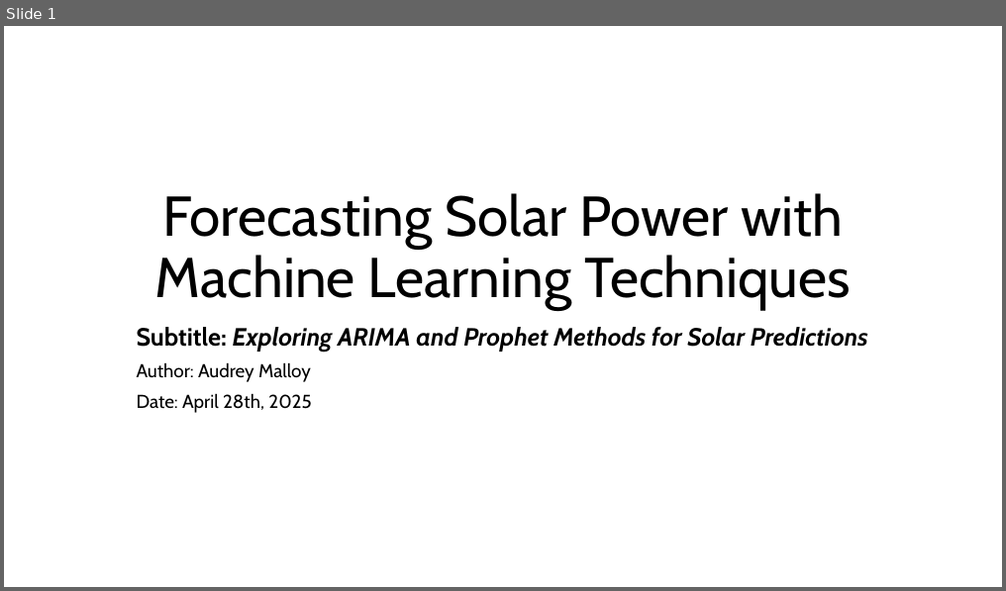
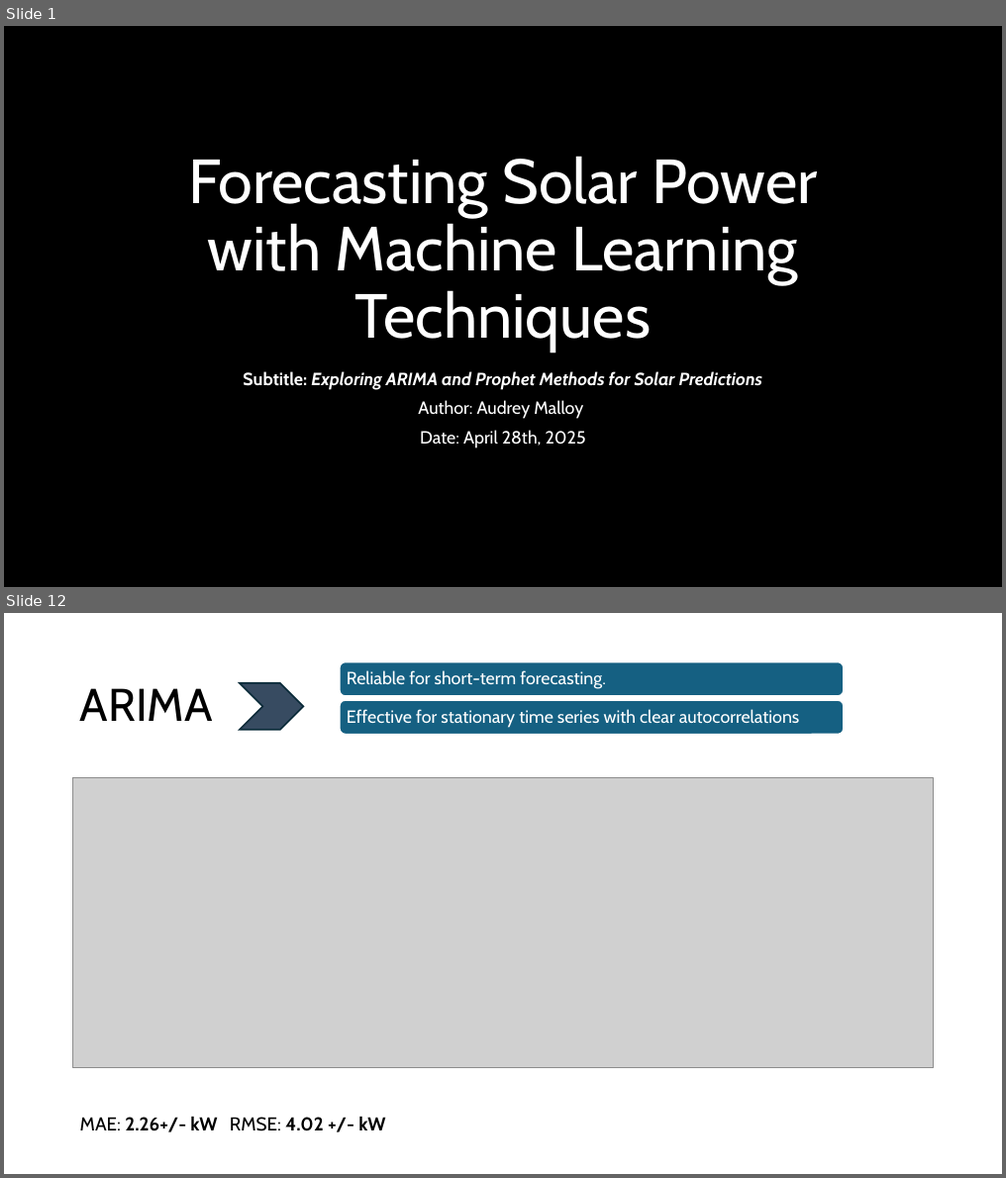
Before and after one commit to audreymalloy/Springboard_DataScience, a slide deck: Capstone-3-Solar/Documentation/Capstone_3_Final_Presentation_Malloy.pptx. Shown one above the other, each under a label of ours: slide 1 before the commit, slides 1 and 12 after it; the slides between them are not shown. The pictures are 1006x591 and 1006x1178 pixels, drawn with LibreOffice and Linux fonts; fonts in the diff are those of the drawing; grey boxes stand for pictures; background and template pictures are left out. Boxes give left, top, right and bottom in pixels: in the first picture for what was removed or moved away, otherwise in the second. Text is boxed around its words. In the diff, an @@ line names an element or a change of style, - is before the commit and + after.

```diff
--- a/Capstone-3-Solar/Documentation/Capstone_3_Final_Presentation_Malloy.pptx
+++ b/Capstone-3-Solar/Documentation/Capstone_3_Final_Presentation_Malloy.pptx
@@ slide 12 added at bbox=[4, 613, 1002, 1174], background #FFFFFF @@
@@ title added at bbox=[80, 688, 213, 721], 44 pt, text #000000 @@
+ARIMA
@@ chevron added at bbox=[239, 683, 303, 730], fill #374B61, outline #092A39 1.5 pt @@
@@ group added at bbox=[340, 662, 844, 735]: 2 rounded rectangles, 2 texts @@
+Reliable for short-term forecasting.
+Effective for stationary time series with clear autocorrelations
@@ picture added at bbox=[73, 778, 934, 1068] @@
@@ text added at bbox=[80, 1116, 385, 1133], 18 pt, text #000000, bold @@
+MAE: 2.26+/- kW RMSE: 4.02 +/- kW
@@ slide 1 changed as well @@
@@ background #FFFFFF to picture (left out) @@
@@ title "Forecasting Solar Power with Machine ..." at bbox=[188, 156, 817, 352]: size 54 to 60 pt, text colour #000000 to #FFFFFF @@
@@ subtitle "Subtitle: Exploring ARIMA and Prophet ...": place and size @@
-subtitle "Subtitle: Exploring ARIMA and Prophet ..." at bbox=[137, 327, 868, 413]
+subtitle "Subtitle: Exploring ARIMA and Prophet ..." at bbox=[243, 372, 762, 449]
@@ subtitle "Subtitle: Exploring ARIMA and Prophet ..." at bbox=[243, 372, 762, 449]: size 24 to 17 pt in "Subtitle: Exploring ARIMA and Prophet Methods for ..."; text colour #000000 to #FFFFFF; size 18 to 17 pt in "Author: Audrey Malloy", "Date: April 28th, 2025"; alignment left to centre @@
```
Also in this commit, not shown: 18 other slides added, 8 slides removed, 2 other files.
